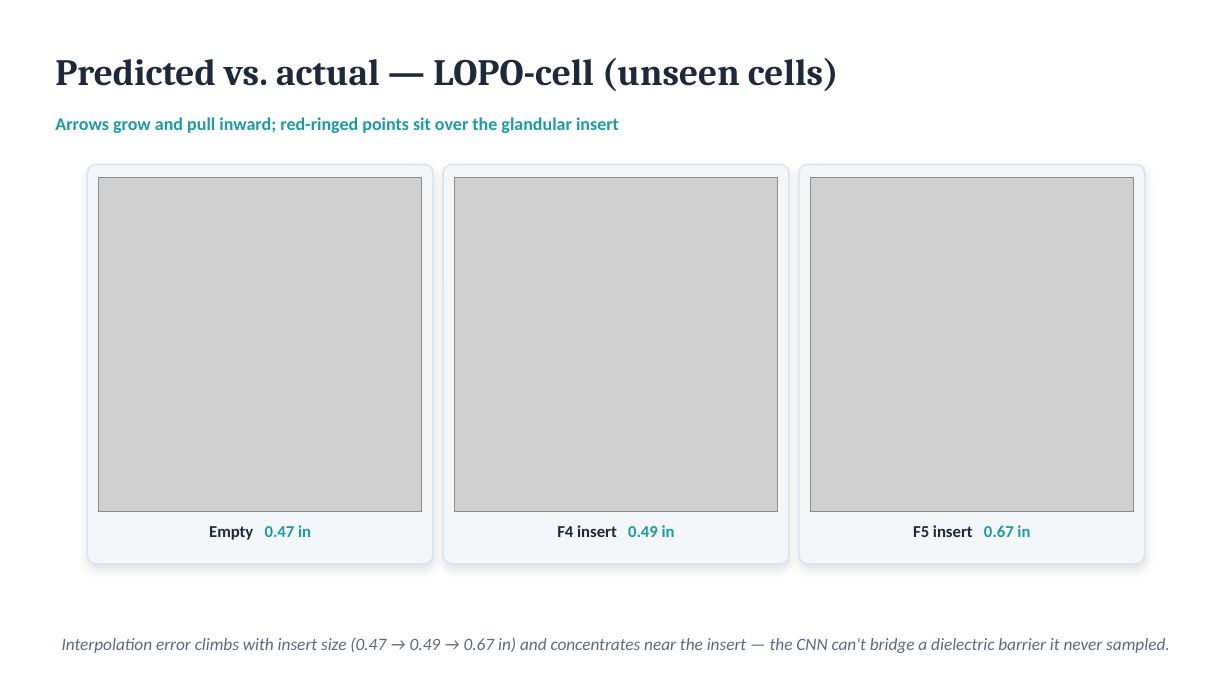
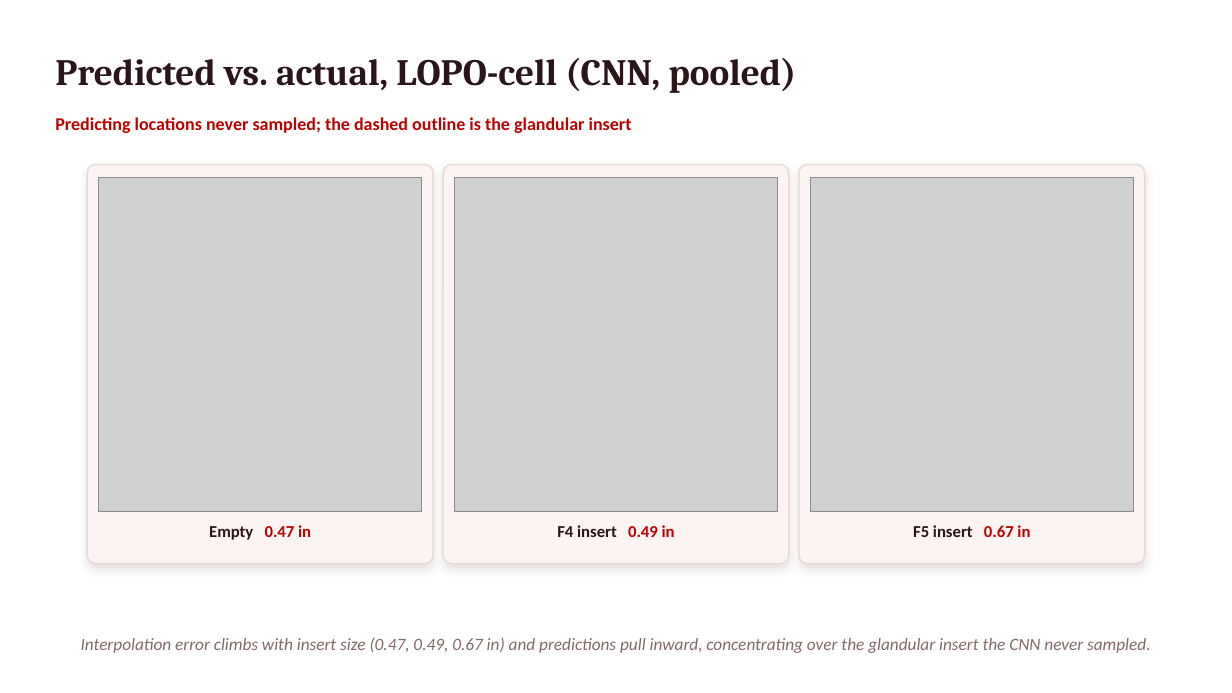
Before and after one commit to pmart1534/microwave-phantom-localization-cnn-mlp, a slide deck: slide 8 of regression_deck/Deck1_Measured_Regression.pptx (slide 7 before the commit). Drawn at 1232x693 pixels with LibreOffice and Linux fonts; fonts in the diff are those of the drawing; grey boxes stand for pictures. Boxes give left, top, right and bottom in pixels: in the first picture for what was removed or moved away, otherwise in the second. Text is boxed around its words. In the diff, an @@ line names an element or a change of style, - is before the commit and + after.

```diff
--- a/regression_deck/Deck1_Measured_Regression.pptx
+++ b/regression_deck/Deck1_Measured_Regression.pptx
@@ text at <box>55,58,797,93</box>: text changed; text colour #1E293B to #2A1618 @@
-Predicted vs. actual — LOPO-cell (unseen cells)
+Predicted vs. actual, LOPO-cell (CNN, pooled)
@@ text at <box>55,117,632,133</box>: text changed; text colour #1C9AA8 to #BE0000 @@
-Arrows grow and pull inward; red-ringed points sit over the glandular insert
+Predicting locations never sampled; the dashed outline is the glandular insert
@@ fill #F3F7FA to #FBF4F2; outline #D8E2EA 1 pt to #E7D6D1 1 pt; shadow changed in 3 elements at <box>87,165,433,564</box>, <box>443,165,788,564</box>, <box>799,165,1144,564</box> @@
@@ text "Empty 0.47 in" at <box>209,525,311,540</box>: text colour #1E293B to #2A1618 in "Empty"; text colour #1C9AA8 to #BE0000 in "0.47 in" @@
@@ text "F4 insert 0.49 in" at <box>557,525,675,537</box>: text colour #1E293B to #2A1618 in "F4 insert"; text colour #1C9AA8 to #BE0000 in "0.49 in" @@
@@ text "F5 insert 0.67 in" at <box>913,525,1030,537</box>: text colour #1E293B to #2A1618 in "F5 insert"; text colour #1C9AA8 to #BE0000 in "0.67 in" @@
@@ text at <box>81,637,1150,653</box>: text changed; text colour #5B6B7B to #836A68 @@
-Interpolation error climbs with insert size (0.47 → 0.49 → 0.67 in) and concentrates near the insert — the CNN can't bridge a dielectric barrier it never sampled.
+Interpolation error climbs with insert size (0.47, 0.49, 0.67 in) and predictions pull inward, concentrating over the glandular insert the CNN never sampled.
```
Also in this commit, not shown: 10 other slides changed, 2 slides added, 12 other files.
